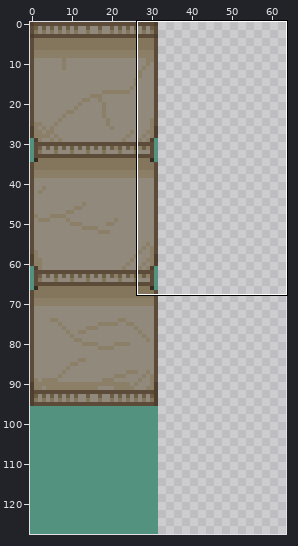
Two versions of one sprite sheet, saulendunkel.png. Above: a wide view before the commit, with the close-up outlined.
Close-up. Before the commit:
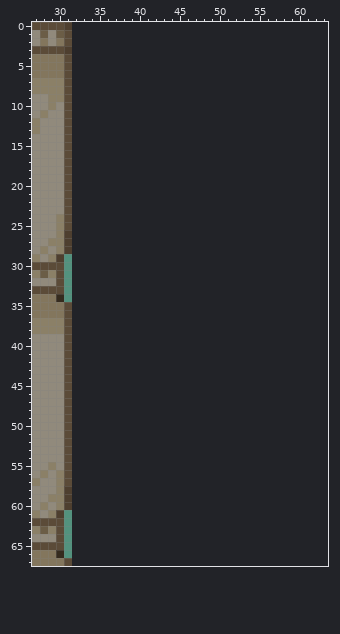
The file is 32x128 pixels. Shown: x 27..63, y 0..67. The old version is drawn lined up with the new one, on the new canvas.
After the commit:
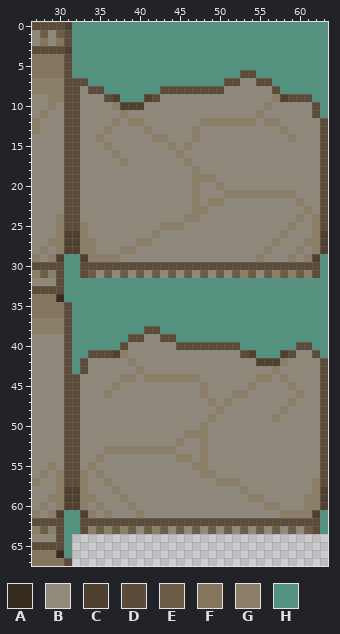
Palette (. is transparent): A #352b1e  B #918a7c  C #4e3f2f  D #5b4b38  E #6b5d46  F #83765d  G #8b8067  H #53927e
Log entry: angebrochene säule
Changes in this commit:
canvas 32x128 -> 64x128
y 0..5: x 32..63 ................................ -> HHHHHHHHHHHHHHHHHHHHHHHHHHHHHHHH
y 6: x 32..63 ................................ -> HHHHHHHHHHHHHHHHHHHHHDDHHHHHHHHH
y 7: x 32..63 ................................ -> DDHHHHHHHHHHHHHHHHHDDBBDDHHHHHHH
y 8: x 32..63 ................................ -> DBDDHHHHHHHDDDDDDDDBBBBBBDHHHHHH
y 9: x 32..63 ................................ -> DBBBDCHHHCDBBBBBBBBBBBBBBGCDDDHH
y 10: x 32..63 ................................ -> DBBBBGCCCBBBBBBBBBBBBBBBGBBBBBDH
y 11: x 32..63 ................................ -> DBBBBBGBBBBBBBBBBBBBBBBGBBBBBBDH
y 12: x 32..63 ................................ -> DBBBBGBGGBBBBBBBGGGGGGGBGGBBBBBD
y 13: x 32..63 ................................ -> DBBBGBBBBGBBBBBGBBBBBBBBBBGBBBBD
y 14: x 32..63 ................................ -> DBBGBBBBBBGGBBBGBBBBBBBBBBBGBBBD
y 15: x 32..63 ................................ -> DBBBGBBBBBBBGBGBBBBBBBBBBBBBBBBD
y 16: x 32..63 ................................ -> DBBBBGBBBBBBBGBBBBBBBBBBBBBBBBBD
y 17: x 32..63 ................................ -> DBBBBBGBBBBBBBGBBBBBBBBBBBBBBBBD
y 18: x 32..63 ................................ -> DBBBBBBBBBBBBBBGBBBBBBBBBBBBBBBD
y 19: x 32..63 ................................ -> DBBBBBBBBBBBBBBGGGBBBBBBBBBBBBBD
y 20: x 32..63 ................................ -> DBBBBBBBBBBBBBBGBBGBBBBBBBBBBBBD
y 21: x 32..63 ................................ -> DBBBBBBBBBBBBBBGBBBGGGGGGGGGBBBD
y 22: x 32..63 ................................ -> DBBBBBBBBBBBBBBGBGGBBBBBBBBBGBBD
y 23: x 32..63 ................................ -> DBBBBBBBBBBBBBBGGBBBBBBBBBBBBGBD
y 24: x 32..63 ................................ -> DBBBBBBBBBBBBBGGBBBBBBBBBBBBGBGD
y 25: x 32..63 ................................ -> DGBBBBBBBBBGGGBBBBBBBBBBBBBGBBGD
y 26: x 32..63 ................................ -> CGBBBBBBBBGBBBBBBBBBBBBBBBGBBBGC
y 27: x 32..63 ................................ -> CGGBBBBBGGBBBBBBBBBBBBBBBGBBBGGC
y 28: x 32..63 ................................ -> CGGBBBGGBBBBBBBBBBBBBBBBGBBBGBGC
y 29: x 32..63 ................................ -> HCGGGGBBBBBBBBBBBBBBBBBGBBBGBGCH
y 30: x 32..63 ................................ -> HDDDDDDDDDDDDDDDDDDDDDDDDDDDDDDH
y 31: x 32..63 ................................ -> HDEBEBEBEBEBEBEBEBEBEGEBEGEGEGDH
y 32..37: x 32..63 ................................ -> HHHHHHHHHHHHHHHHHHHHHHHHHHHHHHHH
y 38: x 32..63 ................................ -> HHHHHHHHHDDHHHHHHHHHHHHHHHHHHHHH
y 39: x 32..63 ................................ -> HHHHHHHDDBBDDHHHHHHHHHHHHHHHHHHH
y 40: x 32..63 ................................ -> HHHHHHDBBBBBBDDDDDDDDHHHHHHHDDHH
y 41: x 32..63 ................................ -> HHDDDCGBBBBBBBBBBBBBBDCHHHCDBBDH
y 42: x 32..63 ................................ -> HDBBBBBGBBBBBBBBBBBBBBBCCCGBBBBD
y 43: x 32..63 ................................ -> HDBBBBBBGBBBBBBBBBBBBBBBBGBBBBBD
y 44: x 32..63 ................................ -> DBBBBBGGBGGGGGGGBBBBBBBGGBGBBBBD
y 45: x 32..63 ................................ -> DBBBBGBBBBBBBBBBGBBBBBGBBBBGBBBD
y 46: x 32..63 ................................ -> DBBBGBBBBBBBBBBBGBBBGGBBBBBBGBBD
y 47: x 32..63 ................................ -> DBBBBBBBBBBBBBBBBGBGBBBBBBBGBBBD
y 48: x 32..63 ................................ -> DBBBBBBBBBBBBBBBBBGBBBBBBBGBBBBD
y 49: x 32..63 ................................ -> DBBBBBBBBBBBBBBBBGBBBBBBBGBBBBBD
y 50: x 32..63 ................................ -> DBBBBBBBBBBBBBBBGBBBBBBBBBBBBBBD
y 51: x 32..63 ................................ -> DBBBBBBBBBBBBBGGGBBBBBBBBBBBBBBD
y 52: x 32..63 ................................ -> DBBBBBBBBBBBBGBBGBBBBBBBBBBBBBBD
y 53: x 32..63 ................................ -> DBBBGGGGGGGGGBBBGBBBBBBBBBBBBBBD
y 54: x 32..63 ................................ -> DBBGBBBBBBBBBGGBGBBBBBBBBBBBBBBD
y 55: x 32..63 ................................ -> DBGBBBBBBBBBBBBGGBBBBBBBBBBBBBBD
y 56: x 32..63 ................................ -> DGBGBBBBBBBBBBBBGGBBBBBBBBBBBBBD
y 57: x 32..63 ................................ -> DGBBGBBBBBBBBBBBBBGGGBBBBBBBBBGD
y 58: x 32..63 ................................ -> CGBBBGBBBBBBBBBBBBBBBGBBBBBBBBGC
y 59: x 32..63 ................................ -> CGGBBBGBBBBBBBBBBBBBBBGGBBBBBGGC
y 60: x 32..63 ................................ -> CGBGBBBGBBBBBBBBBBBBBBBBGGBBBGGC
y 61: x 32..63 ................................ -> HCGBGBBBGBBBBBBBBBBBBBBBBBGGGGCH
y 62: x 32..63 ................................ -> HDDDDDDDDDDDDDDDDDDDDDDDDDDDDDDH
y 63: x 32..63 ................................ -> HDGEGEGEBEGEBEBEBEBEBEBEBEBEBEDH
